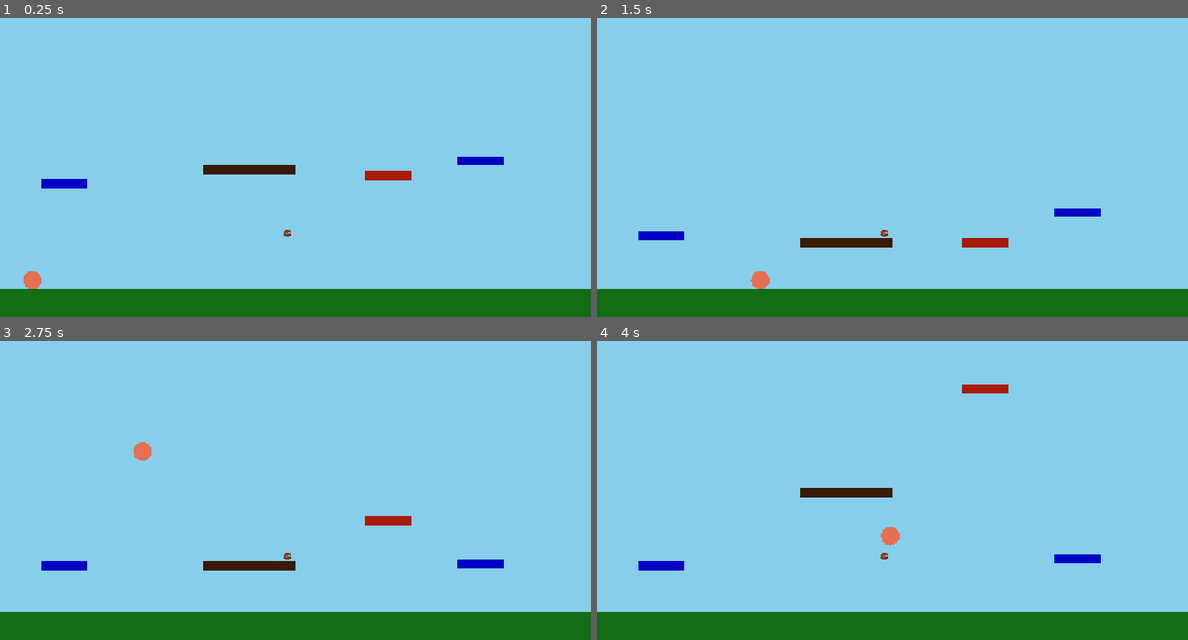
Above: before the commit, frames 1-4 (two rows, left to right).
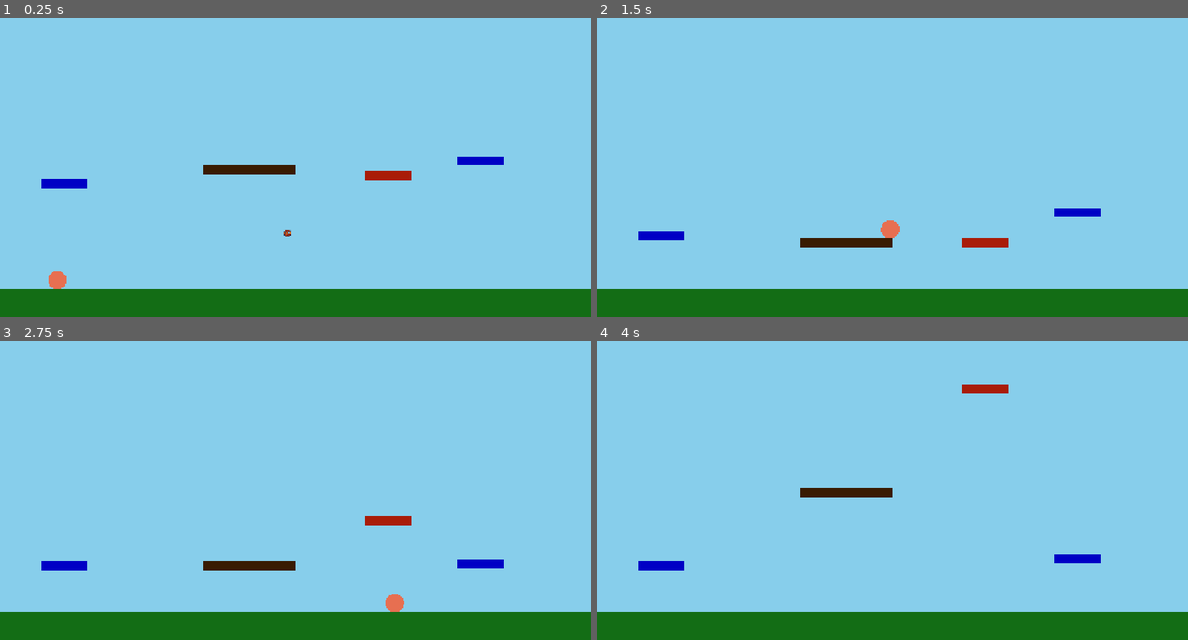
Above: after the commit, the same moments.

Repository: tjrink/WindPrototype
Game: Godot game, scene res://main_scene.tscn
Two runs of this game, one before a commit and one after it. Both use one fixed random seed, a clock stepped at 60 frames per second and the inputs below.
Inputs:
- Up to frame 1 (0.25 s): no input
- Up to frame 2 (1.5 s): tap Enter (ui_accept) at 0.5, 0.77 s; hold Right (ui_right) from 0.53 s (still down)
- Up to frame 3 (2.75 s): tap Enter (ui_accept) at 1.52 s; release Right (ui_right) at 2.03 s; hold Left (ui_left) from 2.03 s (still down)
- Up to frame 4 (4 s): release Left (ui_left) at 2.78 s; hold Right (ui_right) from 2.78 s (still down); tap Enter (ui_accept) at 3.02, 3.77 s

The runs differ from the first frame. In frame 1, 0.3% of the frame differs, in the area x 4-12%, y 84-91%; in frame 2, 0.3%; in frame 3, 0.3%, in the area x 22-69%, y 33-91%; in frame 4, 0.2%.

Commit message:
Implemented basic wind physics.

Diff:
--- a/Token.gd
+++ b/Token.gd
@@ -33,7 +33,7 @@
 	#Adds 1 to game_score if player enters token
 	if body.is_in_group("player"):
 		game_score+=1
-		print(game_score)
+		queue_free()
 
 func _on_body_exited(body: Node2D) -> void:
 	#Eliminates token when player exits
--- a/Wind.gd
+++ b/Wind.gd
@@ -6,6 +6,8 @@
 
 const MIN_X: float = -650
 const MAX_X: float = 650
+
+const MAX_WIND: float = 30.0
 
 
 # Define the wind tranches: [Max Y (bottom of tranche), Wind Speed]
@@ -22,7 +24,7 @@
 	#Sets the base wind speed
 	#The higher the absolute value of the wind, the stronger it blows
 	#Negative wind blows left, positive to the right
-	var base_wind = randf_range(-20, 20) #Sets a base wind value
+	var base_wind = randf_range(-MAX_WIND, MAX_WIND) #Sets a base wind value
 
 	#Performs base tranche generation
 	#Each generation uses the following pattern:
@@ -33,15 +35,14 @@
 	generate_horizontal_tranches(base_wind)
 	generate_vertical_tranches(base_wind)
 
-
 func generate_horizontal_tranches(base_wind):
 
 	var idx_horizontal = MIN_Y
 
 	while idx_horizontal < MAX_Y:
 		var tranche_start = randf_range(idx_horizontal + 20, MAX_Y)
-		base_wind+=randf_range(-3, 3)
-		WIND_TRANCHES_HORIZONTAL.append([tranche_start, base_wind])
+		base_wind = clamp(base_wind + randf_range(-3, 3), -MAX_WIND, MAX_WIND)
+		WIND_TRANCHES_HORIZONTAL.append([idx_horizontal, tranche_start, base_wind])
 
 		idx_horizontal = tranche_start
 
@@ -50,19 +51,33 @@
 
 	while idx_vertical < MAX_X:
 		var tranche_start = randf_range(idx_vertical + 20, MAX_X)
-		base_wind+=randf_range(-3, 3)
-		WIND_TRANCHES_VERTICAL.append([tranche_start, base_wind])
+		base_wind = clamp(base_wind + randf_range(-3, 3), -MAX_WIND, MAX_WIND)
+		WIND_TRANCHES_VERTICAL.append([idx_vertical, tranche_start, base_wind])
 
 		idx_vertical = tranche_start
 
 #Returns the wind speed at given y position
 func get_wind_speed_at_y(y_position: float) -> float:
 	for tranche in WIND_TRANCHES_HORIZONTAL:
-		var max_y = tranche[0]
-		var speed = tranche[1]
+		var min_y = tranche[0]
+		var max_y = tranche[1]
+		var speed = tranche[2]
 
-		if y_position <= max_y:
+		if y_position <= max_y and y_position >= min_y:
 			return speed
 
 	# Default return if position is outside defined tranches
 	return 0.0
+
+#Returns the wind speed at given xposition
+func get_wind_speed_at_x(x_position: float) -> float:
+	for tranche in WIND_TRANCHES_VERTICAL:
+		var min_x = tranche[0]
+		var max_x = tranche[1]
+		var speed = tranche[2]
+
+		if x_position <= max_x and x_position >= min_x:
+			return speed
+
+	# Default return if position is outside defined tranches
+	return 0.0
--- a/platform.gd
+++ b/platform.gd
@@ -96,9 +96,10 @@
 
 	#Makes the platform disappear and ends collision masking if below designated size
 	if platform_width < FALL_THRESHOLD:
-		collision_layer = 0
-		collision_mask = 0
-		visible = false
+		#collision_layer = 0
+		#collision_mask = 0
+		#visible = false
+		queue_free()
 
 	_update_platform_size()
 
--- a/player.gd
+++ b/player.gd
@@ -41,10 +41,10 @@
 		velocity.x = move_toward(velocity.x, 0.0, current_speed)
 
 	#Gets and applies wind force
-	var wind_force = Wind.get_wind_speed_at_y(position.y)
-	print(wind_force)
-	velocity.x += (wind_force * AIR_DRAG_FACTOR) * delta
-
+	var wind_force_x = Wind.get_wind_speed_at_y(position.y)
+	var wind_force_y = Wind.get_wind_speed_at_x(position.x)
+	velocity.x = lerp(velocity.x, velocity.x + wind_force_x, 1000.0 * delta)
+	velocity.y = lerp(velocity.y, velocity.y + wind_force_y, 100.0 * delta)
 	#Move player
 	move_and_slide()
 
